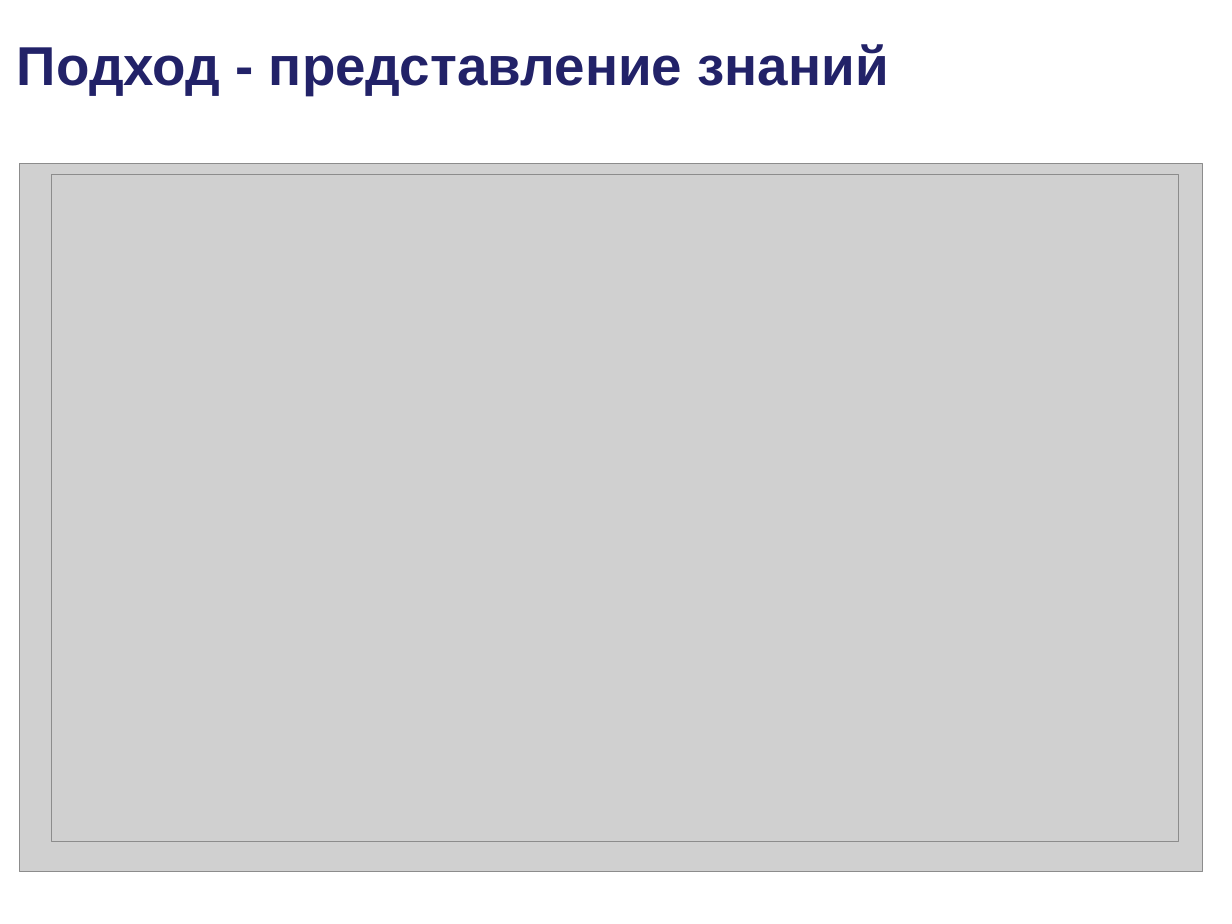
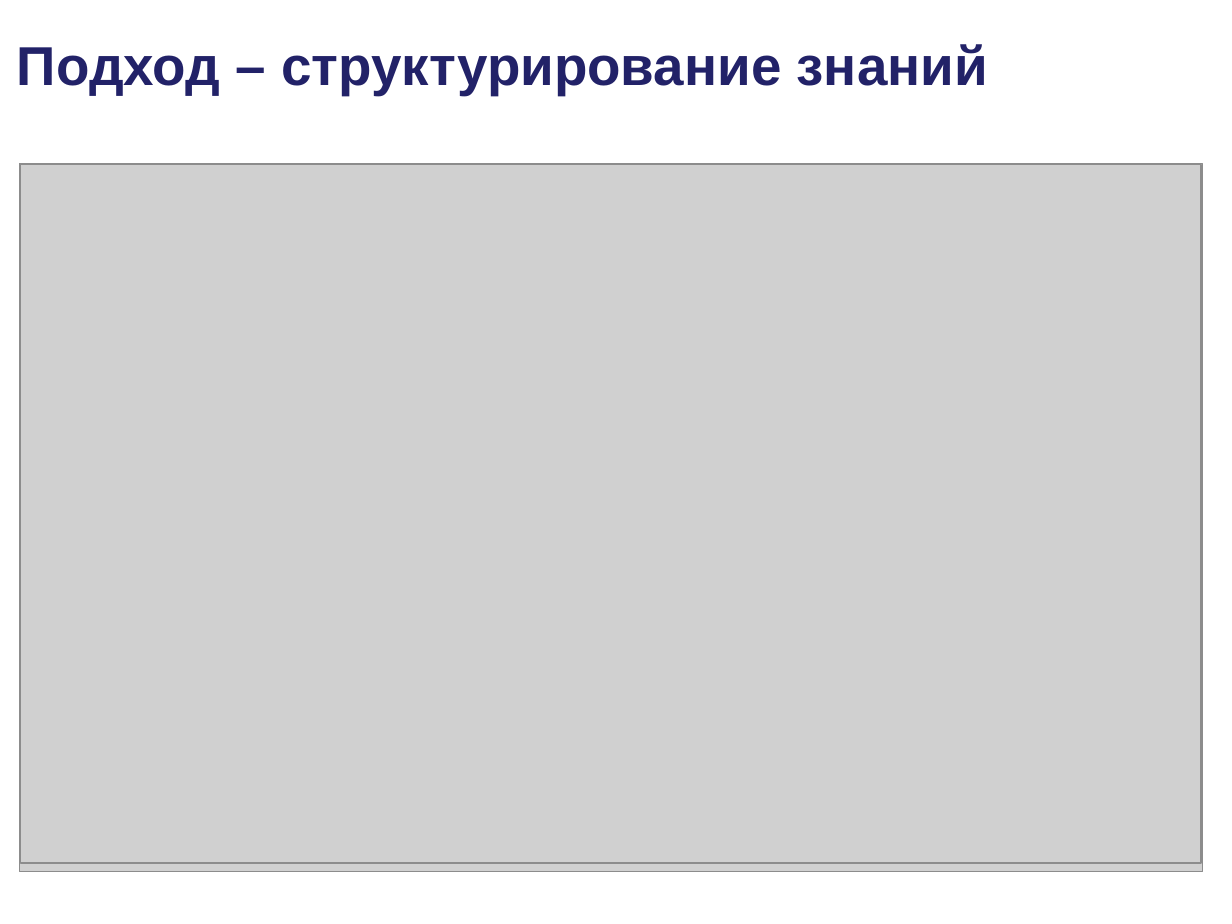
Before and after one commit to podtelkin/NII-NKT, a slide deck: slide 10 of master/master.ppt. Drawn at 1232x924 pixels with LibreOffice and Linux fonts; fonts in the diff are those of the drawing; grey boxes stand for pictures; background and template pictures are left out. Boxes give left, top, right and bottom in pixels: in the first picture for what was removed or moved away, otherwise in the second. Text is boxed around its words. In the diff, an @@ line names an element or a change of style, - is before the commit and + after.

```diff
--- a/master/master.ppt
+++ b/master/master.ppt
@@ title at (17,44,988,95): text changed @@
-Подход - представление знаний
+Подход – структурирование знаний
@@ picture: place and size @@
-picture at (52,175,1179,843)
+picture at (21,164,1201,862)
```
Also in this commit, not shown: 12 other slides changed, 1 slide added, 1 slide removed, 10 other files.
